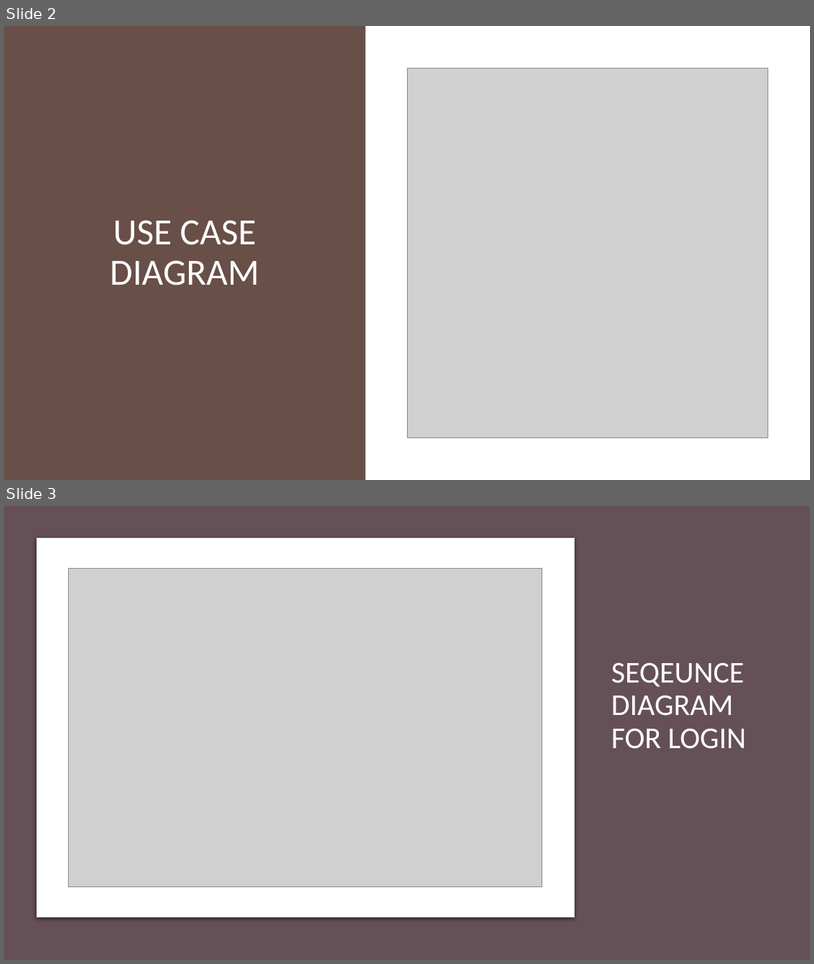
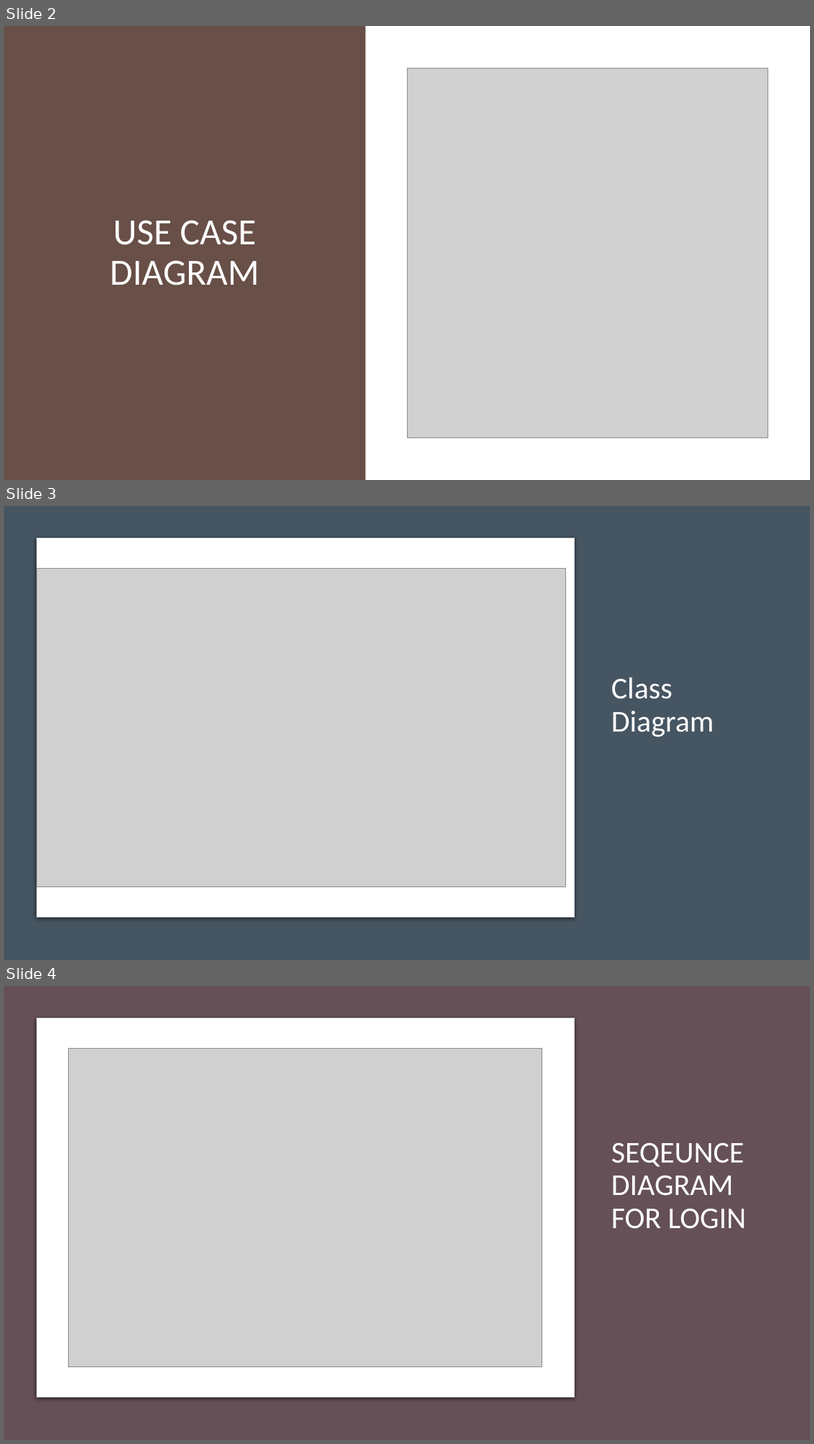
Before and after one commit to Microcontroller-Team-1/winter20-21, a slide deck: Project_Week_7/Precise Analysis.pptx. Shown one above the other, each under a label of ours: slides 2 and 3 before the commit, slides 2, 3 and 4 after it. The pictures are 814x964 and 814x1444 pixels, drawn with LibreOffice and Linux fonts; fonts in the diff are those of the drawing; grey boxes stand for pictures. Boxes give left, top, right and bottom in pixels: in the first picture for what was removed or moved away, otherwise in the second. Text is boxed around its words. In the diff, an @@ line names an element or a change of style, - is before the commit and + after.

```diff
--- a/Project_Week_7/Precise Analysis.pptx
+++ b/Project_Week_7/Precise Analysis.pptx
@@ slide 3 added at (4,506,810,960), background #E7E6E6 @@
@@ rectangle added at (4,506,810,960), fill #465562 @@
@@ rounded rectangle added at (36,538,574,917), fill #FFFFFF, outline #C8CACA 0.75 pt @@
@@ picture added at (36,569,566,886) @@
@@ title added at (612,677,715,736), 36 pt, text #FFFFFF @@
+Class Diagram
@@ what was slide 3 is now slide 4 @@
```
